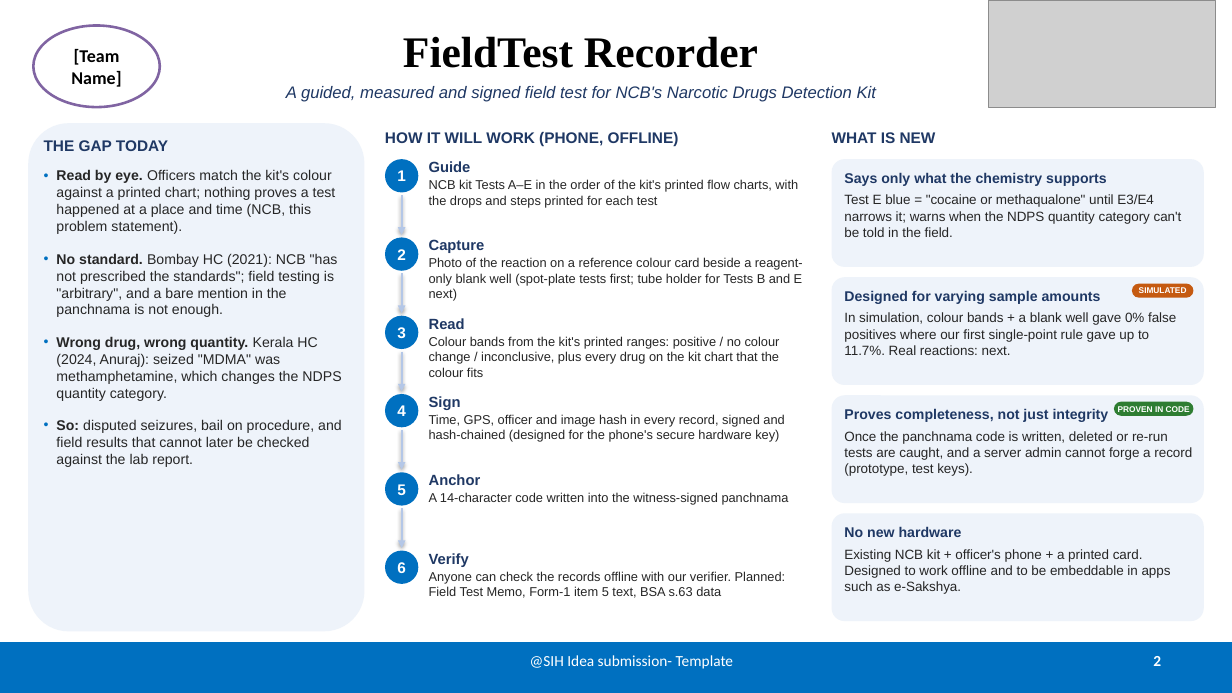
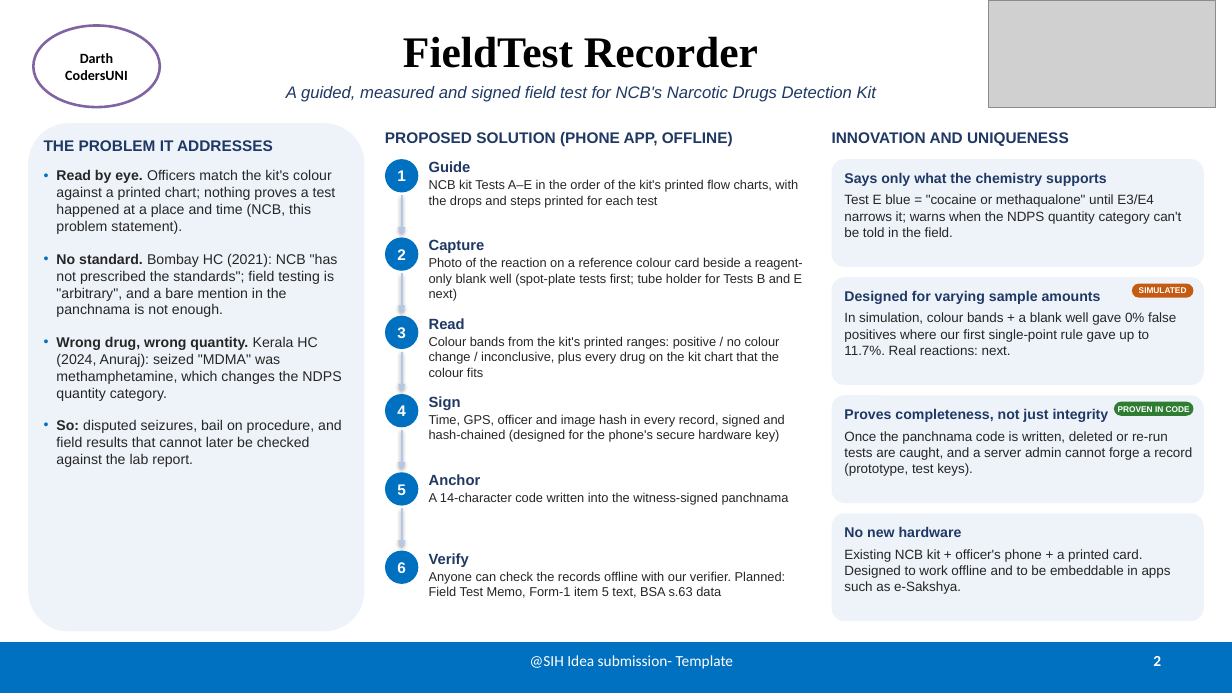
Before and after one commit to Harshith029/fieldtest-recorder, a slide deck: slide 2 of docs/deck/SIH26231_Idea_Submission.pptx. Drawn at 1232x693 pixels with LibreOffice and Linux fonts; fonts in the diff are those of the drawing; grey boxes stand for pictures. Boxes give left, top, right and bottom in pixels: in the first picture for what was removed or moved away, otherwise in the second. Text is boxed around its words. In the diff, an @@ line names an element or a change of style, - is before the commit and + after.

```diff
--- a/docs/deck/SIH26231_Idea_Submission.pptx
+++ b/docs/deck/SIH26231_Idea_Submission.pptx
@@ text in ellipse at (65, 53, 128, 80): text changed; size 14 to 11 pt @@
-[Team Name]
+Darth CodersUNI
@@ text at (44, 140, 273, 151): text changed @@
-THE GAP TODAY
+THE PROBLEM IT ADDRESSES
@@ text at (385, 132, 733, 147): text changed @@
-HOW IT WILL WORK (PHONE, OFFLINE)
+PROPOSED SOLUTION (PHONE APP, OFFLINE)
@@ text at (832, 132, 1069, 146): text changed @@
-WHAT IS NEW
+INNOVATION AND UNIQUENESS
```
Also in this commit, not shown: 5 other slides changed, 22 other files.
